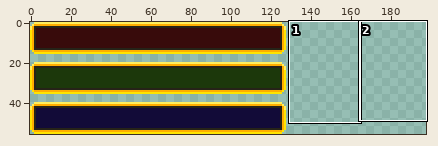
File history of a sprite sheet, textures/ui/frames.png. Above, an overview of the earlier version with the close-up marked.
Close-up. First the earlier version:
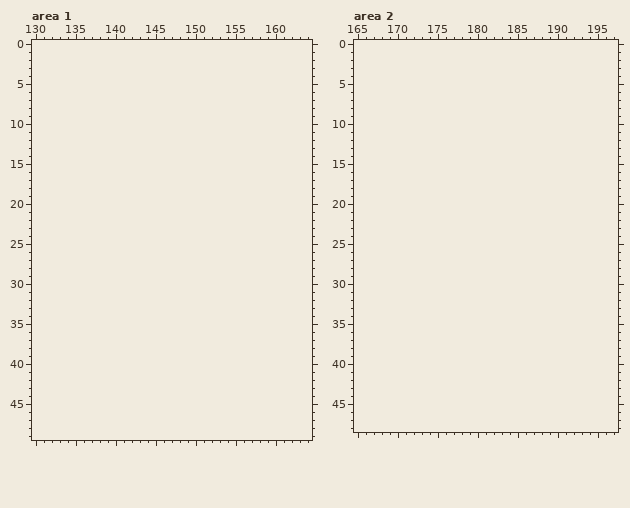
The file is 128x56 pixels. Colours within 5 levels of each other are drawn and written as one. Shown: area 1: x 130..164, y 0..49; area 2: x 165..197, y 0..48. The old version is drawn lined up with the new one, on the new canvas.
After the commit:
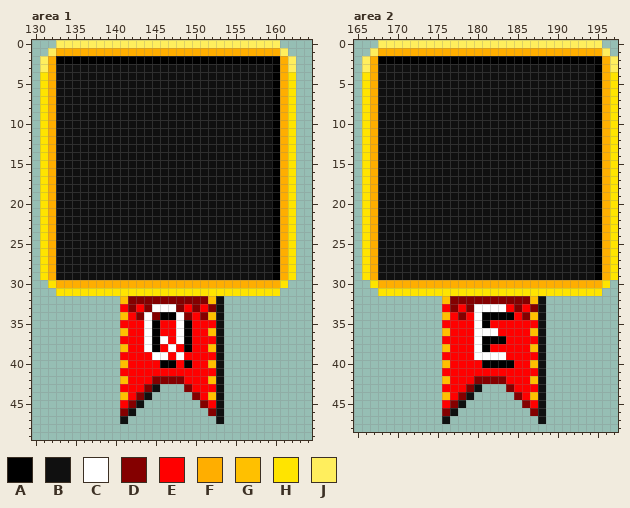
Palette (. is transparent): A #000000  B #101010  C #ffffff  D #840000  E #ff0000  F #ffae00  G #ffc000  H #ffe400  J #ffee5d
Change:
canvas 128x56 -> 198x56
Changed rows in their new state; - is an unchanged pixel.
Area 1:
first column x 131:
 0 --JJJJJJJJJJJJJJJJJJJJJJJJJJJJ--
 1 -JFFFFFFFFFFFFFFFFFFFFFFFFFFFFJ-
 2 JFAAAAAAAAAAAAAAAAAAAAAAAAAAAAFJ
 3 JFBBBBBBBBBBBBBBBBBBBBBBBBBBBAFJ
 4 HFBBBBBBBBBBBBBBBBBBBBBBBBBBBAFH
 5 HFBBBBBBBBBBBBBBBBBBBBBBBBBBBAFH
 6 HFBBBBBBBBBBBBBBBBBBBBBBBBBBBAFH
 7 HFBBBBBBBBBBBBBBBBBBBBBBBBBBBAFH
 8 HFBBBBBBBBBBBBBBBBBBBBBBBBBBBAFH
 9 HFBBBBBBBBBBBBBBBBBBBBBBBBBBBAFH
10 HFBBBBBBBBBBBBBBBBBBBBBBBBBBBAFH
11 HFBBBBBBBBBBBBBBBBBBBBBBBBBBBAFH
12 HFBBBBBBBBBBBBBBBBBBBBBBBBBBBAFH
13 HFBBBBBBBBBBBBBBBBBBBBBBBBBBBAFH
14 HFBBBBBBBBBBBBBBBBBBBBBBBBBBBAFH
15 HFBBBBBBBBBBBBBBBBBBBBBBBBBBBAFH
16 HFBBBBBBBBBBBBBBBBBBBBBBBBBBBAFH
17 HFBBBBBBBBBBBBBBBBBBBBBBBBBBBAFH
18 HFBBBBBBBBBBBBBBBBBBBBBBBBBBBAFH
19 HFBBBBBBBBBBBBBBBBBBBBBBBBBBBAFH
20 HFBBBBBBBBBBBBBBBBBBBBBBBBBBBAFH
21 HFBBBBBBBBBBBBBBBBBBBBBBBBBBBAFH
22 HFBBBBBBBBBBBBBBBBBBBBBBBBBBBAFH
23 HFBBBBBBBBBBBBBBBBBBBBBBBBBBBAFH
24 HFBBBBBBBBBBBBBBBBBBBBBBBBBBBAFH
25 HFBBBBBBBBBBBBBBBBBBBBBBBBBBBAFH
26 HFBBBBBBBBBBBBBBBBBBBBBBBBBBBAFH
27 HFBBBBBBBBBBBBBBBBBBBBBBBBBBBAFH
28 HFBBBBBBBBBBBBBBBBBBBBBBBBBBBAFH
29 HFBBBBBBBBBBBBBBBBBBBBBBBBBBBAFH
30 -HFFFFFFFFFFFFFFFFFFFFFFFFFFFFH-
31 --HHHHHHHHHHHHHHHHHHHHHHHHHHHH--
32 ----------GDDDDDDDDDDGB---------
33 ----------EDEDCCCDEDEDB---------
34 ----------GEDCDAACDEDGB---------
35 ----------EEECAEECAEEEB---------
36 ----------GEECAEECAEEGB---------
37 ----------EEECACECAEEEB---------
38 ----------GEECAECEAEEGB---------
39 ----------EEEECCECEEEEB---------
40 ----------GEEEEAAEAEEGB---------
41 ----------EEEEEEEEEEEEB---------
42 ----------GEEEDDDDEEEGB---------
43 ----------EEEDB---DEEEB---------
44 ----------GEDB-----DEGB---------
45 ----------EDB-------DEB---------
46 ----------DB---------DB---------
47 ----------B-----------B---------
Area 2:
first column x 166:
 0 --JJJJJJJJJJJJJJJJJJJJJJJJJJJJ--
 1 -JFFFFFFFFFFFFFFFFFFFFFFFFFFFFJ-
 2 JFAAAAAAAAAAAAAAAAAAAAAAAAAAAAFJ
 3 JFBBBBBBBBBBBBBBBBBBBBBBBBBBBAFJ
 4 HFBBBBBBBBBBBBBBBBBBBBBBBBBBBAFH
 5 HFBBBBBBBBBBBBBBBBBBBBBBBBBBBAFH
 6 HFBBBBBBBBBBBBBBBBBBBBBBBBBBBAFH
 7 HFBBBBBBBBBBBBBBBBBBBBBBBBBBBAFH
 8 HFBBBBBBBBBBBBBBBBBBBBBBBBBBBAFH
 9 HFBBBBBBBBBBBBBBBBBBBBBBBBBBBAFH
10 HFBBBBBBBBBBBBBBBBBBBBBBBBBBBAFH
11 HFBBBBBBBBBBBBBBBBBBBBBBBBBBBAFH
12 HFBBBBBBBBBBBBBBBBBBBBBBBBBBBAFH
13 HFBBBBBBBBBBBBBBBBBBBBBBBBBBBAFH
14 HFBBBBBBBBBBBBBBBBBBBBBBBBBBBAFH
15 HFBBBBBBBBBBBBBBBBBBBBBBBBBBBAFH
16 HFBBBBBBBBBBBBBBBBBBBBBBBBBBBAFH
17 HFBBBBBBBBBBBBBBBBBBBBBBBBBBBAFH
18 HFBBBBBBBBBBBBBBBBBBBBBBBBBBBAFH
19 HFBBBBBBBBBBBBBBBBBBBBBBBBBBBAFH
20 HFBBBBBBBBBBBBBBBBBBBBBBBBBBBAFH
21 HFBBBBBBBBBBBBBBBBBBBBBBBBBBBAFH
22 HFBBBBBBBBBBBBBBBBBBBBBBBBBBBAFH
23 HFBBBBBBBBBBBBBBBBBBBBBBBBBBBAFH
24 HFBBBBBBBBBBBBBBBBBBBBBBBBBBBAFH
25 HFBBBBBBBBBBBBBBBBBBBBBBBBBBBAFH
26 HFBBBBBBBBBBBBBBBBBBBBBBBBBBBAFH
27 HFBBBBBBBBBBBBBBBBBBBBBBBBBBBAFH
28 HFBBBBBBBBBBBBBBBBBBBBBBBBBBBAFH
29 HFBBBBBBBBBBBBBBBBBBBBBBBBBBBAFH
30 -HFFFFFFFFFFFFFFFFFFFFFFFFFFFFH-
31 --HHHHHHHHHHHHHHHHHHHHHHHHHHHH--
32 ----------GDDDDDDDDDDGB---------
33 ----------EDEDCCCCEDEDB---------
34 ----------GEDECAAAAEDGB---------
35 ----------EEEECAEEEEEEB---------
36 ----------GEEECCCEEEEGB---------
37 ----------EEEECAAAEEEEB---------
38 ----------GEEECAEEEEEGB---------
39 ----------EEEECCCCEEEEB---------
40 ----------GEEEEAAAAEEGB---------
41 ----------EEEEEEEEEEEEB---------
42 ----------GEEEDDDDEEEGB---------
43 ----------EEEDB---DEEEB---------
44 ----------GEDB-----DEGB---------
45 ----------EDB-------DEB---------
46 ----------DB---------DB---------
47 ----------B-----------B---------
Changed places in both close-ups, as pixel boxes (x1, y1, x2, y2):
added: (40, 40, 296, 424)
added: (362, 40, 618, 424)
